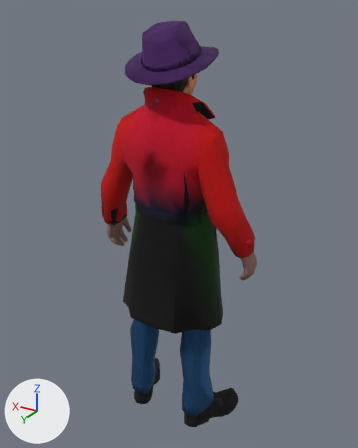
A saved change to the glTF model ASSETS/MODELS/official/AGENT_FEMALE_LIGHT.glb.
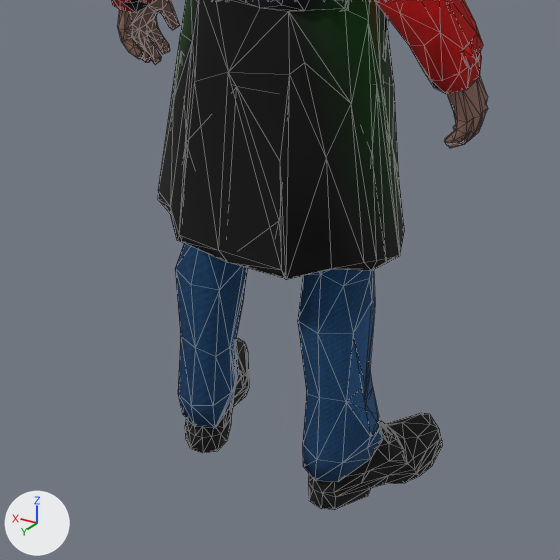
There are two pictures of each version: one whole from a camera (50 mm lens) standing at (-0.573, 0.95, 1.013) and looking at (-0.009, 0.009, 0.543), one close up on the part from 16% to 80% of the width and 49% to 100% of the height. The lights are fixed; the arrows at lower left show +X, +Y and +Z. The older version's two pictures come first. The close-ups show mesh edges as thin lines. Vertices at exactly the same position are counted once.

The first close-up shows 'Body_Hands', 'Outfit_Coat', 'Outfit_Shoes', 'Outfit_Trousers', 'Outfit_Trousers_Coated'.
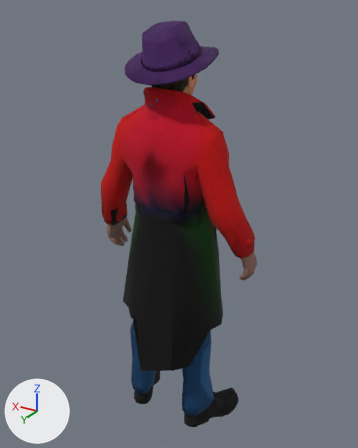
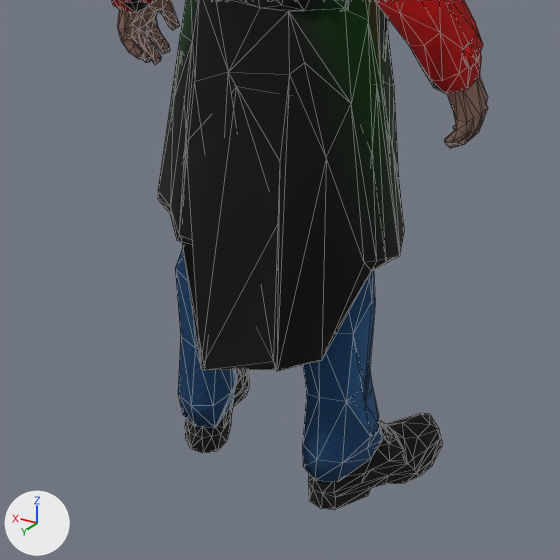
The newer file adds a shape key; the second version is drawn at full value of the shape key 'RiseFix_f05' of 'Outfit_Coat', and the change is written as the vertex moves it makes.

Where the change shows, as pixel boxes (x1, y1, x2, y2) in the close-ups (560 x 560 px; the box of a moved part takes in the faces that stretch with it):
'Outfit_Coat', reshaped
    before: (112, 0, 483, 280)
    after: (112, 0, 483, 371)
part 1 of me_outfit_coat, moved or reshaped
    before: (183, 73, 371, 280)
    after: (182, 73, 371, 371)

Edits to the bpy script that builds the scene:
```text
Change me_outfit_coat:
    used by ob_outfit_coat; location = (0.0, 0.0, 0.0)
    before: 139 (-0.061, 0.117, 0.313) at pixel (284, 278), 141 (-0.043, 0.117, 0.313), 433 (-0.094, 0.088, 0.318) at pixel (329, 268), 434 (-0.097, 0.089, 0.319) at pixel (331, 269), 438 (-0.064, 0.119, 0.314) at pixel (286, 279)
    remove me_outfit_coat.from_pydata(...)  # 568 vertices, 1014 faces; spans x -0.209..0.209, y -0.084..0.126, z 0.284..0.867
    add me_outfit_coat.from_pydata(...)  # 568 vertices, 1014 faces; spans x -0.209..0.209, y -0.084..0.164, z 0.208..0.867
    me_outfit_coat part 1
    add for i in [139, 141, 433, 434, 438]: me_outfit_coat.vertices[i].co += Vector((0.001, 0.015, -0.099))
    me_outfit_coat.vertices[140].co: (-0.059, 0.119, 0.322) -> (-0.058, 0.133, 0.223)  # pixel (281, 270) -> pixel (273, 361)
    me_outfit_coat.vertices[441].co: (0.003, 0.123, 0.314) -> (0.009, 0.162, 0.208)  # pixel (225, 260) -> pixel (200, 368)
    me_outfit_coat.vertices[442].co: (-0.003, 0.126, 0.315) -> (0.003, 0.164, 0.209)  # pixel (228, 262) -> pixel (204, 370)
```
